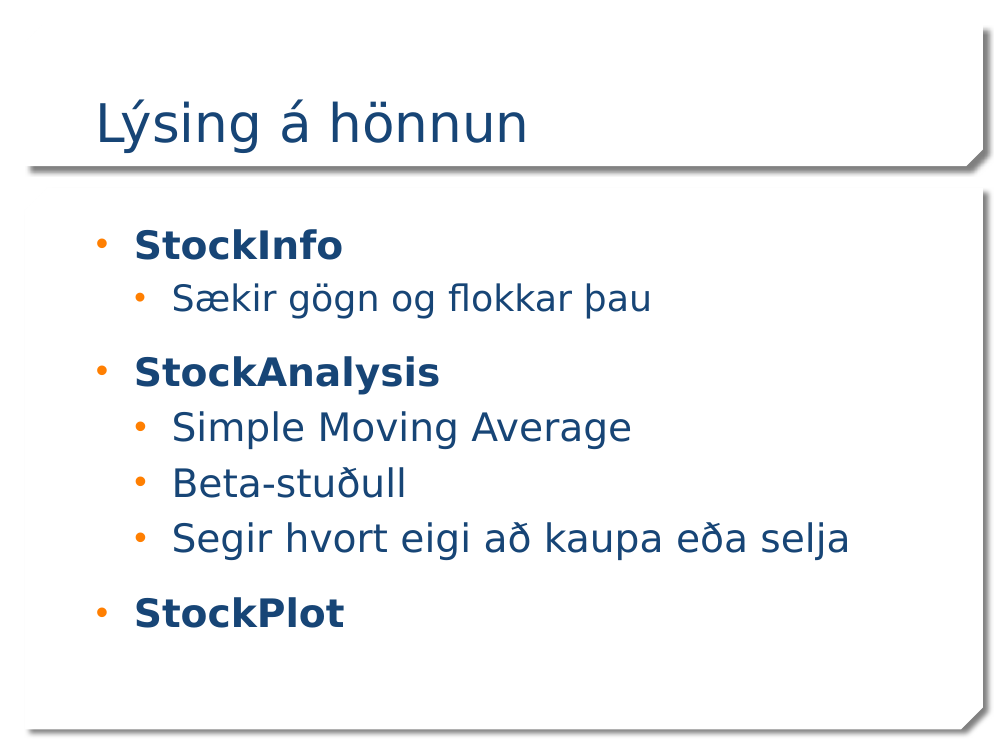
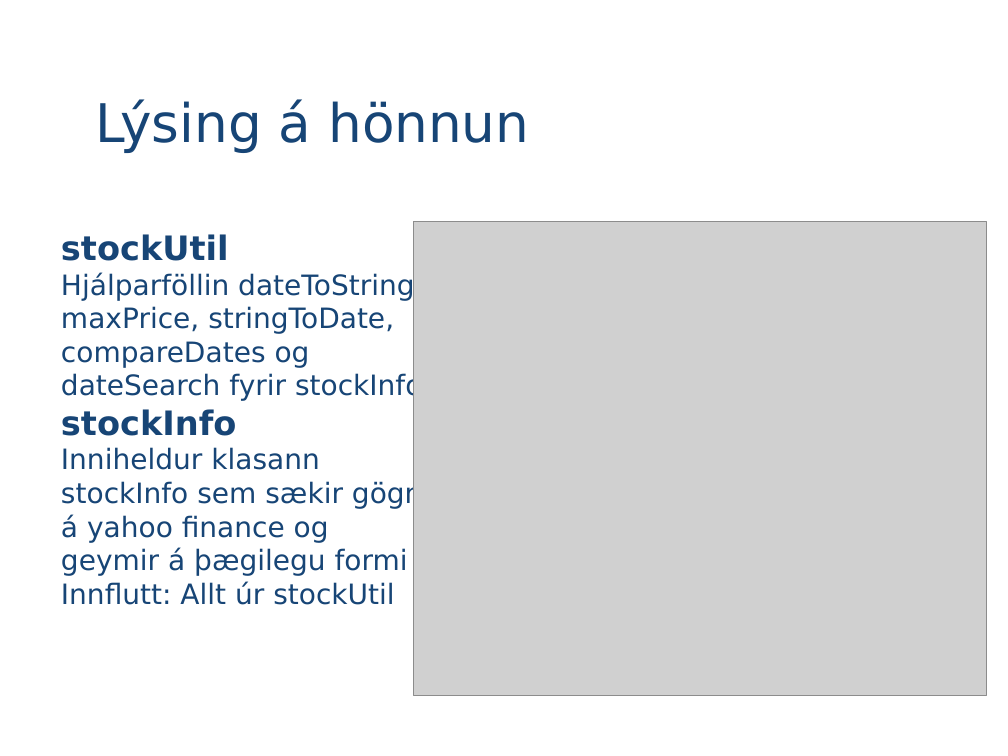
Before and after one commit to Tritlo/BangsimonStocks, a slide deck: slide 2 of abatinn/itrun3/kynning.pptx. Drawn at 1008x756 pixels with LibreOffice and Linux fonts; fonts in the diff are those of the drawing; grey boxes stand for pictures; background and template pictures are left out. Boxes give left, top, right and bottom in pixels: in the first picture for what was removed or moved away, otherwise in the second. Text is boxed around its words. In the diff, an @@ line names an element or a change of style, - is before the commit and + after.

Commit message:
breytti hönnunarlýsingu á glærum

```diff
--- a/abatinn/itrun3/kynning.pptx
+++ b/abatinn/itrun3/kynning.pptx
@@ rectangle at [25, 25, 983, 166]: snip diag rect to rectangle; shadow off; mirrored @@
@@ snip diag rect removed at [25, 188, 983, 730] @@
@@ text added at [61, 234, 423, 605], 20 pt, text #174576 @@
+stockUtil
+Hjálparföllin dateToString, maxPrice, stringToDate, compareDates og dateSearch fyrir stockInfo
+stockInfo
+Inniheldur klasann stockInfo sem sækir gögn á yahoo finance og geymir á þægilegu formi
+Innflutt: Allt úr stockUtil
@@ text removed at [134, 229, 850, 628] @@
-• StockInfo
-  • Sækir gögn og flokkar þau
-• StockAnalysis
-  • Simple Moving Average
-  • Beta-stuðull
-  • Segir hvort eigi að kaupa eða selja
-• StockPlot
@@ picture added at [413, 222, 987, 696] @@
```
Also in this commit, not shown: 3 other slides changed, 1 slide added, 1 slide removed, 1 other file.
